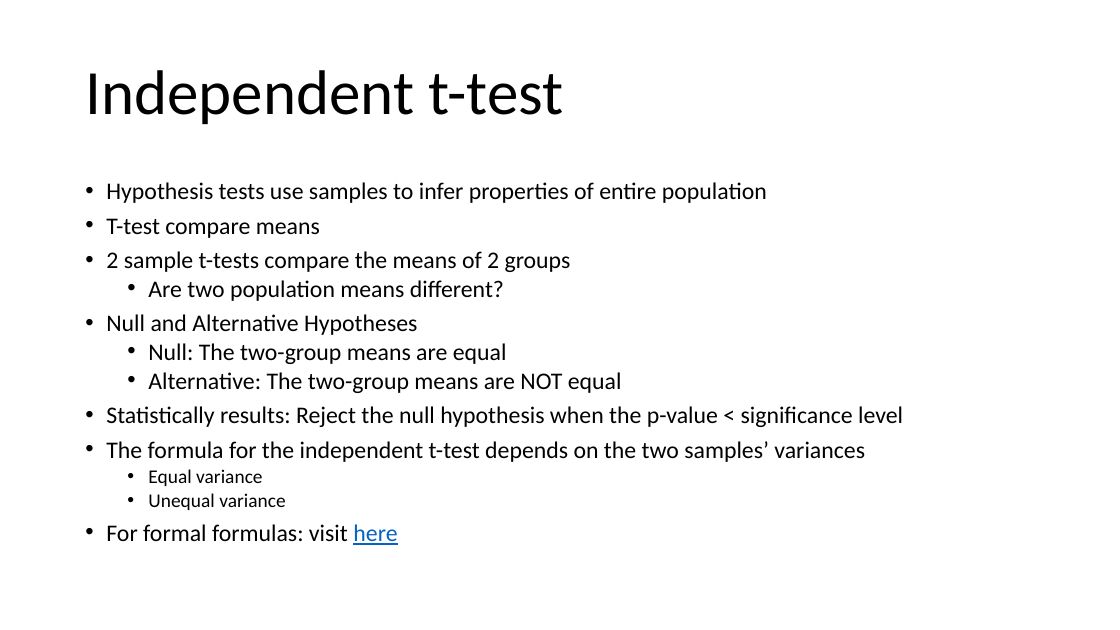
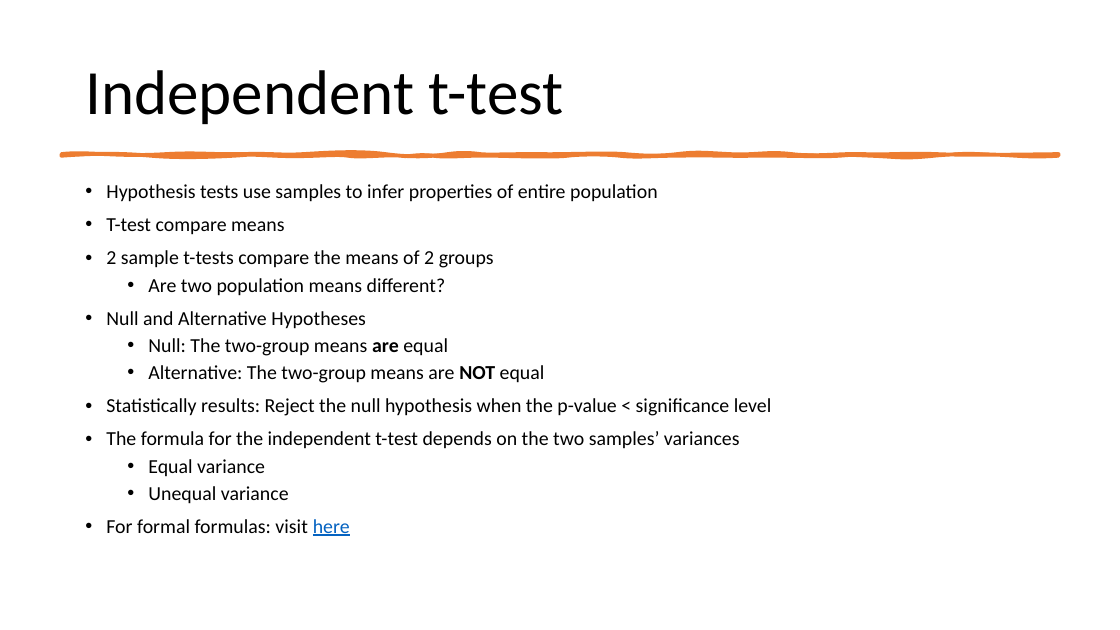
Before and after one commit to mikenguyen13/mar4050, a slide deck: slide 12 of lectures/14/2_Review.pptx (slide 11 before the commit). Drawn at 1120x630 pixels with LibreOffice and Linux fonts; fonts in the diff are those of the drawing. Boxes give left, top, right and bottom in pixels: in the first picture for what was removed or moved away, otherwise in the second. Text is boxed around its words. In the diff, an @@ line names an element or a change of style, - is before the commit and + after.

```diff
--- a/lectures/14/2_Review.pptx
+++ b/lectures/14/2_Review.pptx
@@ freeform shape added at [61,154,1059,155], fill #ED7D31, outline #ED7D31 3.25 pt @@
@@ text "Hypothesis tests use samples to ..." at [106,184,772,536]: size 20.4 to 17 pt; bold on in "are", "NOT"; size 16.6 to 17 pt in "Equal variance", "Unequal variance"; line spacing 0.8 to 0.9 @@
```
Also in this commit, not shown: 7 other slides changed, 3 slides added, 2 slides removed, 3 other files.
